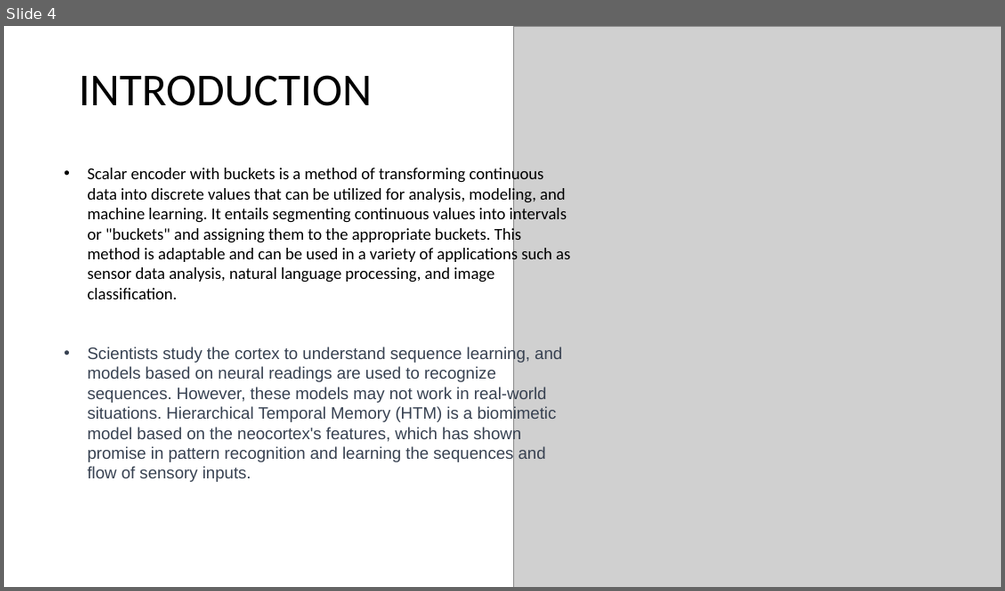
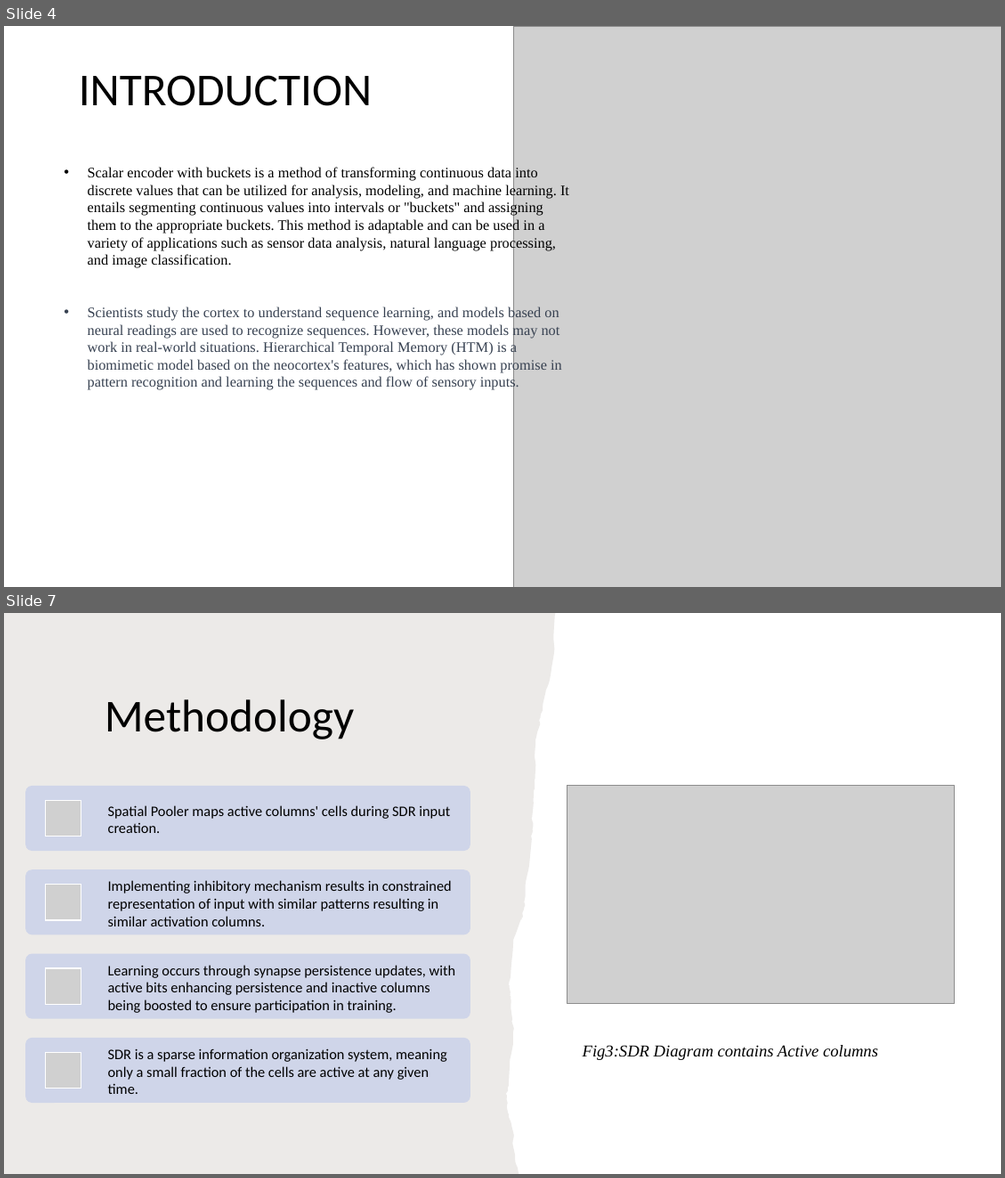
Before and after one commit to sahithkumar1999/neocortexapi, a slide deck: source/NeoCortexApi/Documents/Group Presentation[ScalarEncoder with Buckets].pptx. Shown one above the other, each under a label of ours: slide 4 before the commit, slides 4 and 7 after it; the slides between them are not shown. The pictures are 1005x591 and 1005x1178 pixels, drawn with LibreOffice and Linux fonts; fonts in the diff are those of the drawing; grey boxes stand for pictures. Boxes give left, top, right and bottom in pixels: in the first picture for what was removed or moved away, otherwise in the second. Text is boxed around its words. In the diff, an @@ line names an element or a change of style, - is before the commit and + after.

```diff
--- a/source/NeoCortexApi/Documents/Group Presentation[ScalarEncoder with Buckets].pptx
+++ b/source/NeoCortexApi/Documents/Group Presentation[ScalarEncoder with Buckets].pptx
@@ slide 7 added at [4, 613, 1001, 1174], background #FFFFFF @@
@@ freeform shape added at [4, 613, 555, 1174], fill #82766A at 15% opacity @@
@@ title added at [105, 699, 354, 739], 44 pt, text #000000 @@
+Methodology
@@ picture added at [566, 785, 954, 1003] @@
@@ group added at [25, 786, 470, 1103]: 4 rounded rectangles, 4 pictures, 4 texts @@
+Spatial Pooler maps active columns' cells during SDR input creation.
+Implementing inhibitory mechanism results in constrained representation of input with similar patterns resulting in similar activation columns.
+Learning occurs through synapse persistence updates, with active bits enhancing persistence and inactive columns being boosted to ensure participation in training.
+SDR is a sparse information organization system, meaning only a small fraction of the cells are active at any given time.
@@ text added at [582, 1045, 878, 1060], 16 pt, text #000000, italic @@
+Fig3:SDR Diagram contains Active columns
@@ slide 4 changed as well @@
@@ text "Scalar encoder with buckets is ..." at [88, 167, 569, 390]: size 16 to 14 pt; font Calibri to Times New Roman in "Scalar encoder with buckets is a method ..."; font Arial to Times New Roman in "Scientists study the cortex to understand sequence ..." @@
```
Also in this commit, not shown: 3 other slides changed, 6 other slides added, 3 slides removed, 1 other file.
